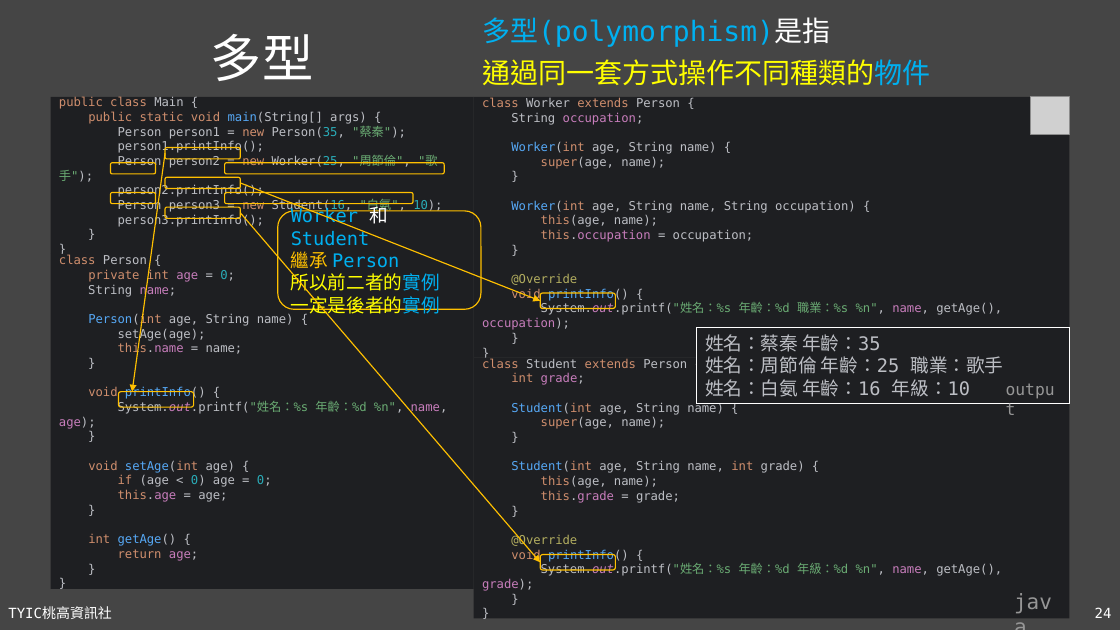
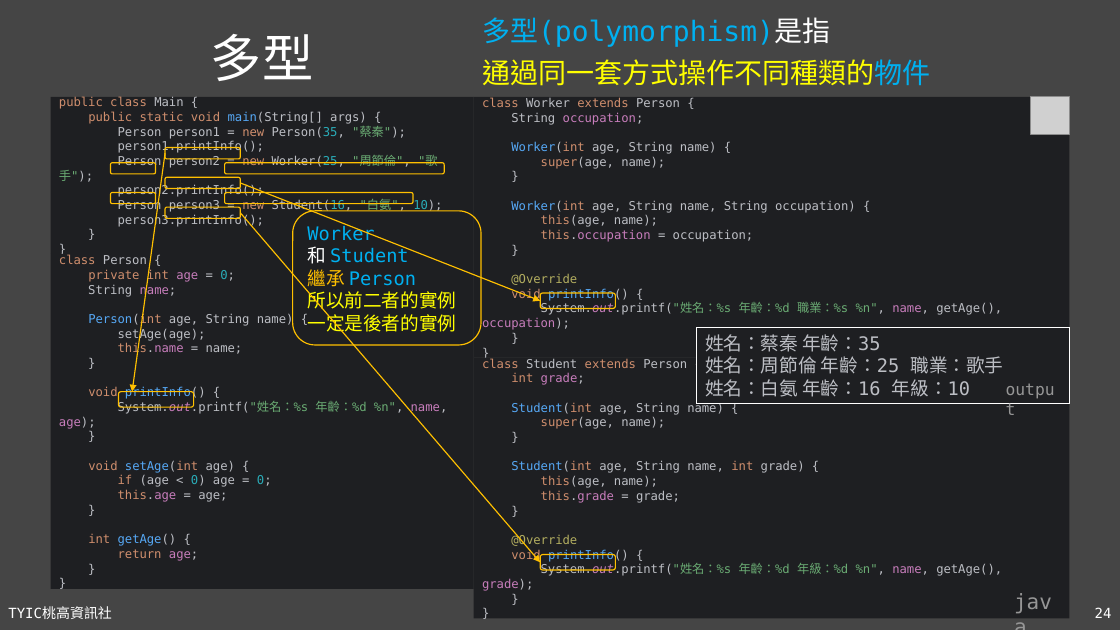
Before and after one commit to TYSHIC/slides, a slide deck: slide 24 of powerpoint/08_類別與物件.pptx. Drawn at 1120x630 pixels with LibreOffice and Linux fonts; fonts in the diff are those of the drawing; grey boxes stand for pictures. Boxes give left, top, right and bottom in pixels: in the first picture for what was removed or moved away, otherwise in the second. Text is boxed around its words. In the diff, an @@ line names an element or a change of style, - is before the commit and + after.

```diff
--- a/powerpoint/08_類別與物件.pptx
+++ b/powerpoint/08_類別與物件.pptx
@@ rounded rectangle "Worker": place and size @@
-rounded rectangle "Worker" at [278,211,481,309]
+rounded rectangle "Worker" at [292,211,481,345]
@@ text in rounded rectangle at [307,225,408,264]: text changed @@
-Worker 和 Student
+Worker
+和 Student
@@ text in rounded rectangle at [307,290,456,336]: text colour #00B0F0 to #FFFF00 in "所以前二者的實例", "一定是後者的實例" @@
```
Also in this commit, not shown: 1 other slide changed, 2 slides added, 13 other files.
